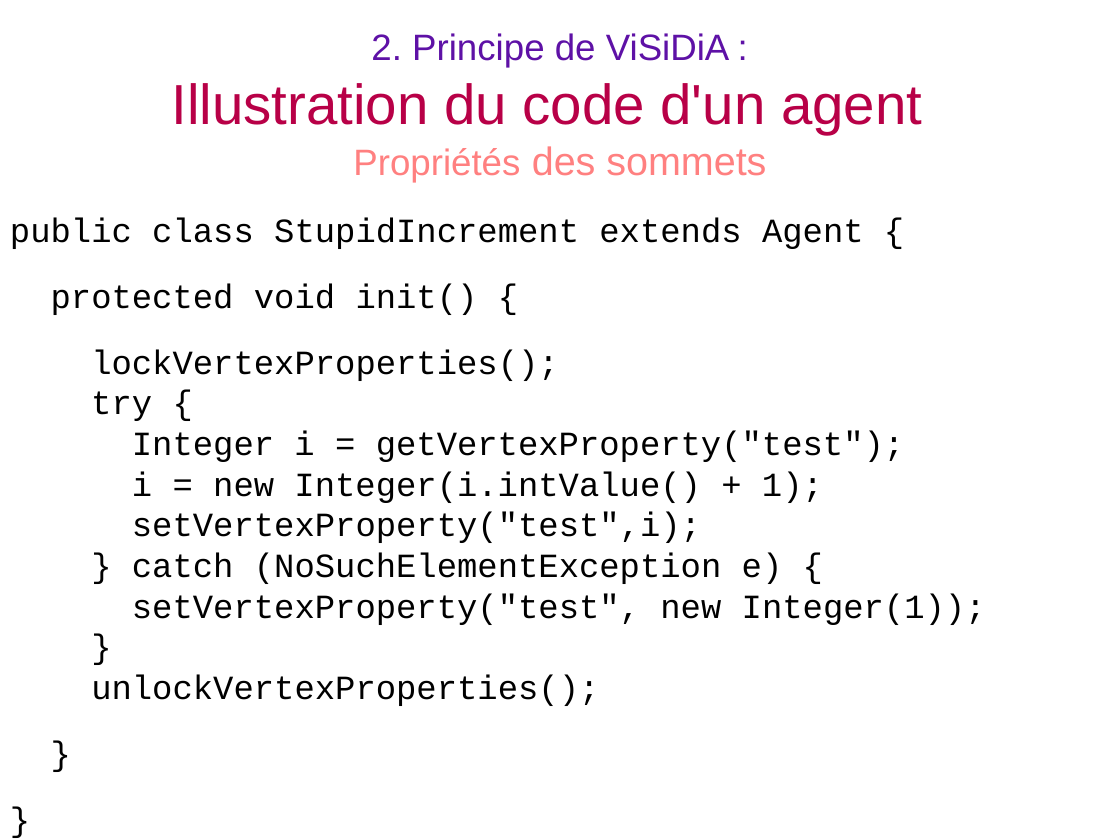
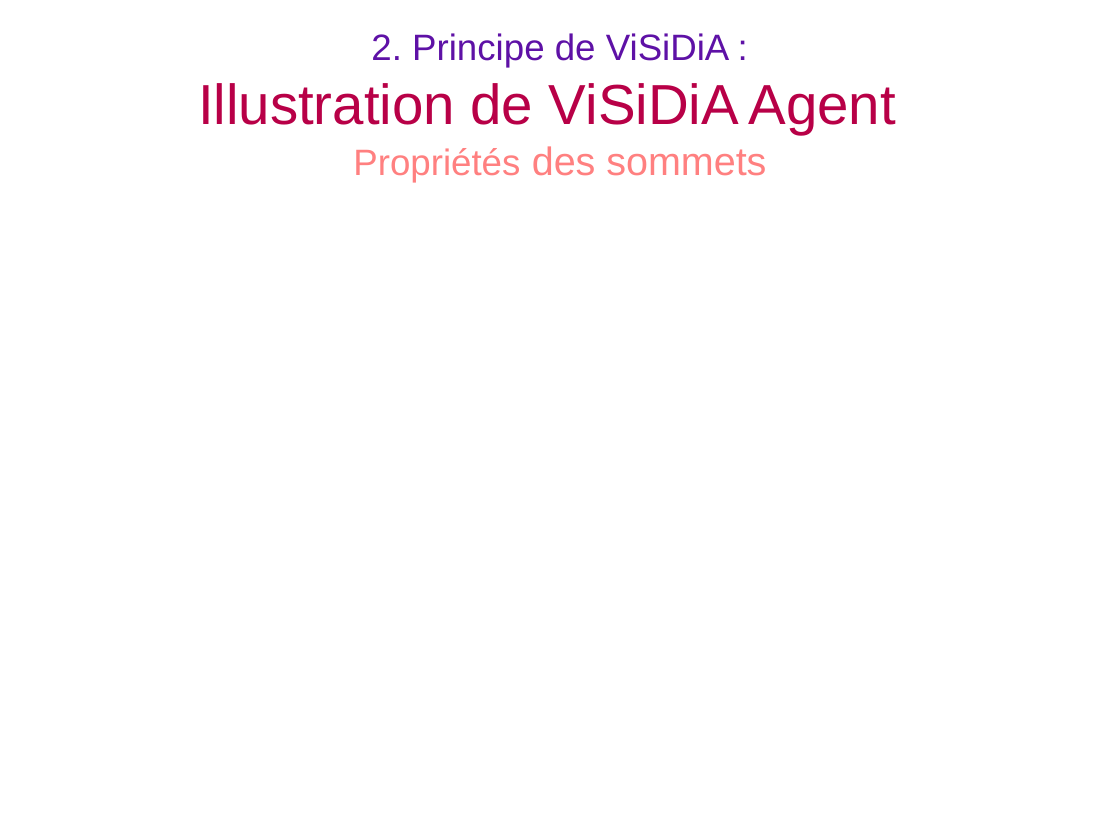
Before and after one commit to BackupTheBerlios/visidia-svn, a slide deck: slide 13 of trunk/doc/soutenance/soutenance.odp (slide 15 before the commit). Drawn at 1120x840 pixels with LibreOffice and Linux fonts; fonts in the diff are those of the drawing. Boxes give left, top, right and bottom in pixels: in the first picture for what was removed or moved away, otherwise in the second. Text is boxed around its words. In the diff, an @@ line names an element or a change of style, - is before the commit and + after.

```diff
--- a/trunk/doc/soutenance/soutenance.odp
+++ b/trunk/doc/soutenance/soutenance.odp
@@ title at <box>198,33,896,182</box>: text changed @@
-2. Principe de ViSiDiA :
-Illustration du code d'un agent
-Propriétés des sommets
+2. Principe de ViSiDiA :
+Illustration de ViSiDiA Agent
+Propriétés des sommets
@@ text removed at <box>10,217,986,706</box> @@
-public class StupidIncrement extends Agent {
-protected void init() {
-lockVertexProperties();
-try {
-Integer i = getVertexProperty("test");
-i = new Integer(i.intValue() + 1);
-setVertexProperty("test",i);
-} catch (NoSuchElementException e) {
-setVertexProperty("test", new Integer(1));
-}
-unlockVertexProperties();
-}
-}
```
Also in this commit, not shown: 7 other slides changed, 3 slides added, 3 slides removed, 3 other files.
